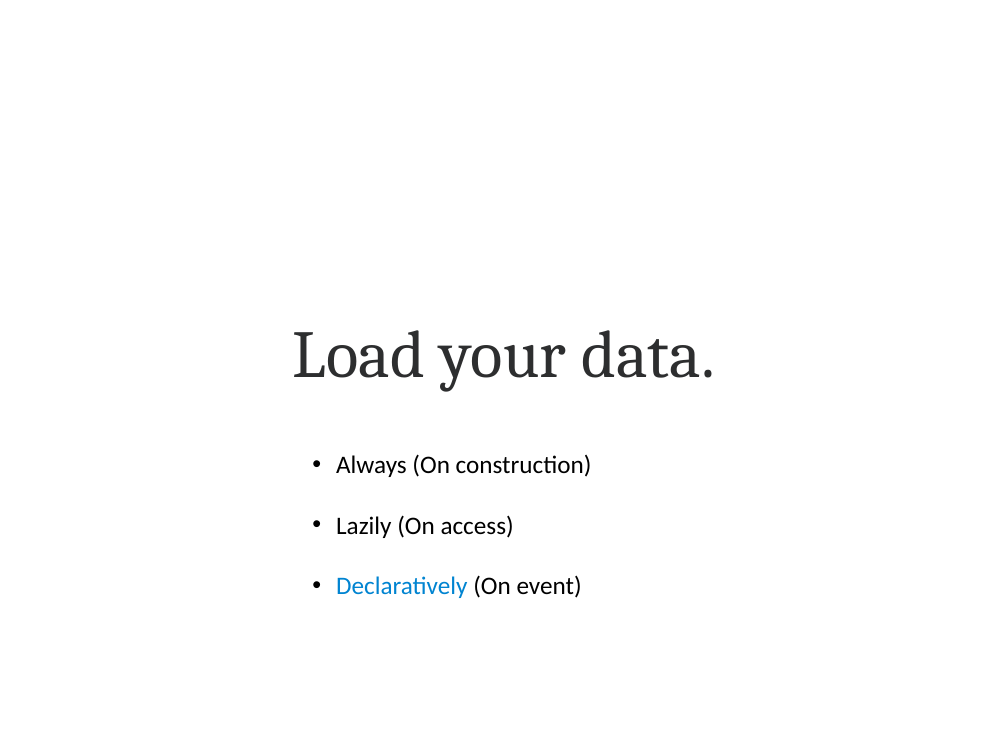
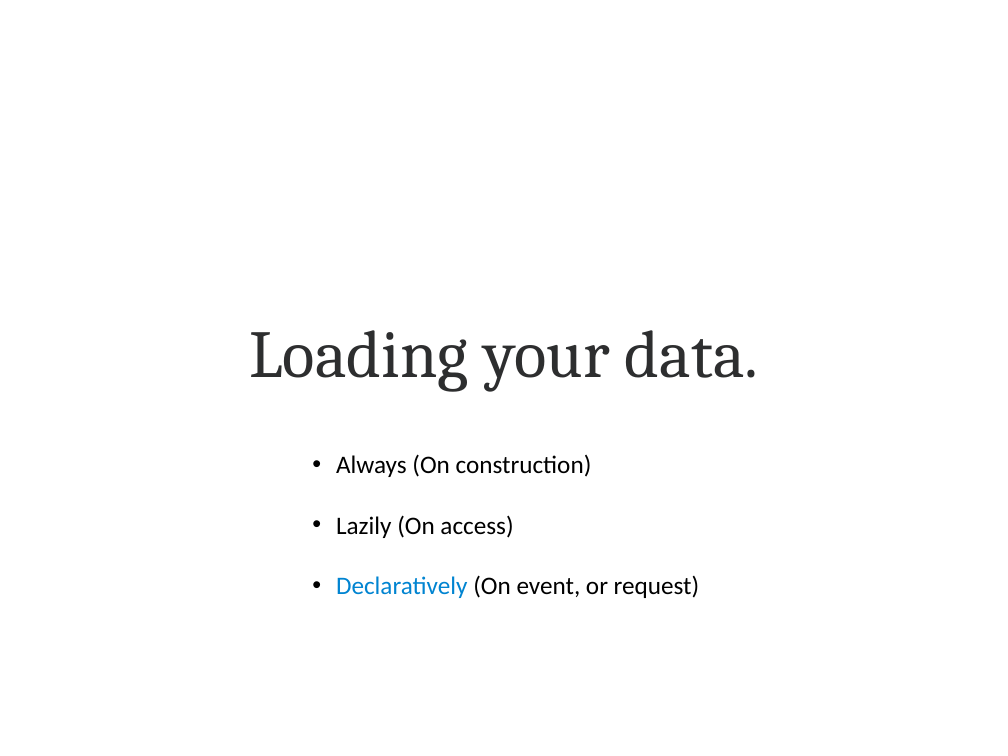
Before and after one commit to lincolnthree/talks, a slide deck: slide 48 of 2011_Beautiful_Java_EE_JAXConf.odp. Drawn at 1008x756 pixels with LibreOffice and Linux fonts; fonts in the diff are those of the drawing. Boxes give left, top, right and bottom in pixels: in the first picture for what was removed or moved away, otherwise in the second. Text is boxed around its words. In the diff, an @@ line names an element or a change of style, - is before the commit and + after.

```diff
--- a/2011_Beautiful_Java_EE_JAXConf.odp
+++ b/2011_Beautiful_Java_EE_JAXConf.odp
@@ subtitle at bbox=[249, 330, 759, 392]: text changed @@
-Load your data.
+Loading your data.
@@ text at bbox=[336, 575, 700, 598]: text changed; text colour #0084D1 to #000000 @@
-• Declaratively (On event)
+• Declaratively (On event, or request)
```
Also in this commit, not shown: 38 other slides changed, 4 slides added, 1 slide removed.
